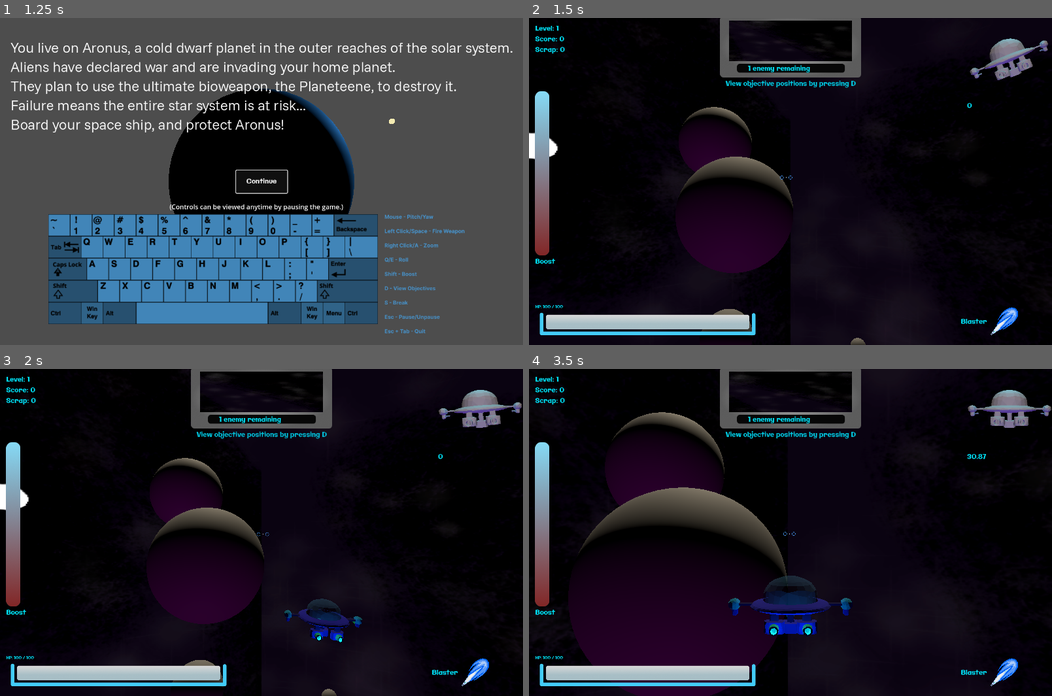
Above: before the commit, frames 1-4 (two rows, left to right).
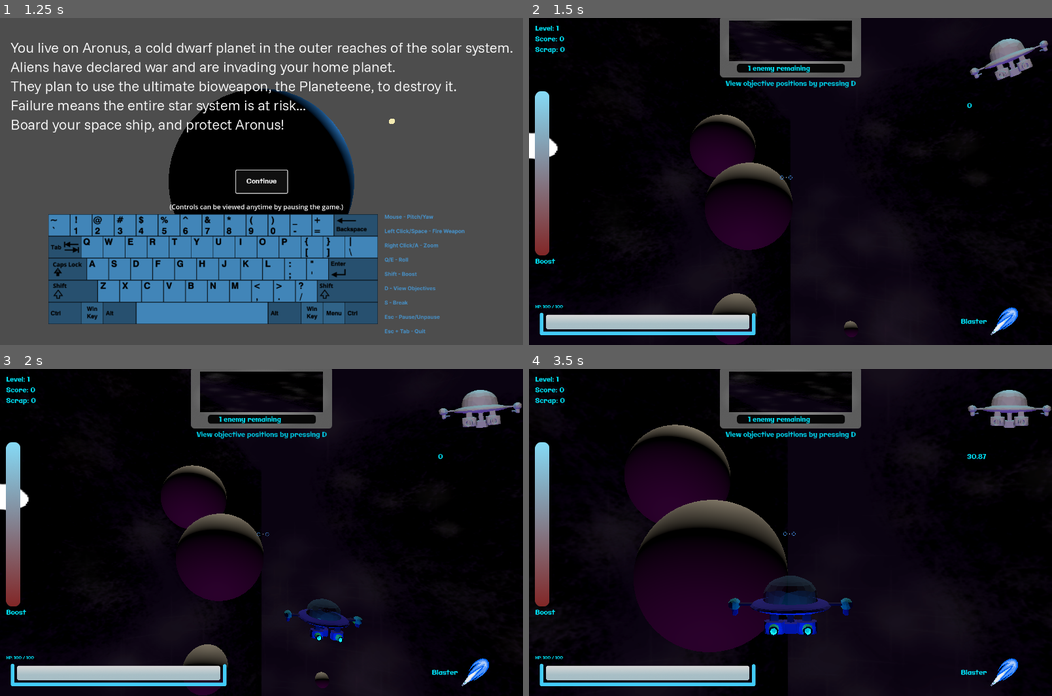
Above: after the commit, the same moments.

Repository: WilliamAalund/TAGD-Game-Jam-Fall-2024
Game: Godot game, scene res://Code/PrimaryScenes/Main/Main.tscn
Two runs of this game, one before a commit and one after it. Both use one fixed random seed, a clock stepped at 60 frames per second and the inputs below. Sound files missing from this copy of the repository are replaced by a short silence.
Inputs (mouse positions are in pixels of both pictures, inside the frame that each line leads up to):
- Up to frame 1 (1.25 s): click "Arcade" at 0.5 s
- Up to frame 2 (1.5 s): click "Continue" at 1.25 s
- Up to frame 3 (2 s): no input
- Up to frame 4 (3.5 s): tap Enter at 2 s; move the mouse to (905, 516) at 2.02 s; hold D (debug_right) 2.03-2.78 s; hold Shift (boost) 2.03-2.78 s; move the mouse to (685, 548) at 2.77 s; hold A (debug_left) from 2.78 s (still down); tap Shift (boost) at 2.85 s

Frame 1 is identical in both runs. In frame 2, 2.8% of the frame differs, in the area x 28-65%, y 27-100%; in frame 3, 2.8%; in frame 4, 5.7%, in the area x 8-50%, y 13-100%.

Commit message:
Whir Changes, player spawn change

Diff:
--- a/Game/Code/Entities/Player/v1/SoundController.tscn
+++ b/Game/Code/Entities/Player/v1/SoundController.tscn
@@ -13,7 +13,7 @@
 
 [node name="BoostStream" type="AudioStreamPlayer3D" parent="."]
 stream = ExtResource("2_o7woq")
-volume_db = -2.0
+volume_db = -9.0
 pitch_scale = 1.44
 
 [node name="TakenDamageStream" type="AudioStreamPlayer3D" parent="."]
--- a/Game/Code/Scripts/Non Globals/Game.gd
+++ b/Game/Code/Scripts/Non Globals/Game.gd
@@ -154,7 +154,7 @@
 	# Spawn children
 	game_objects.add_child(hud_child)
 	game_objects.add_child(player_child)
-	player_child.position.z = 350
+	player_child.position.z = 400
 	player_child.position.y = 100
 	#game_objects.add_child(level_complete_child)
 
--- a/Game/Code/Scripts/Non Globals/player_sound_controller.gd
+++ b/Game/Code/Scripts/Non Globals/player_sound_controller.gd
@@ -21,7 +21,7 @@
 		boost_stream.stop()
 	if not boost_stream.playing:
 		boost_stream.play()
-	boost_stream.pitch_scale = (current_speed / upper_speed) + 0.8
+	boost_stream.pitch_scale = (current_speed / upper_speed) + 1
 
 
 
Not shown, changed: Planeteene/Planeteene.pck
